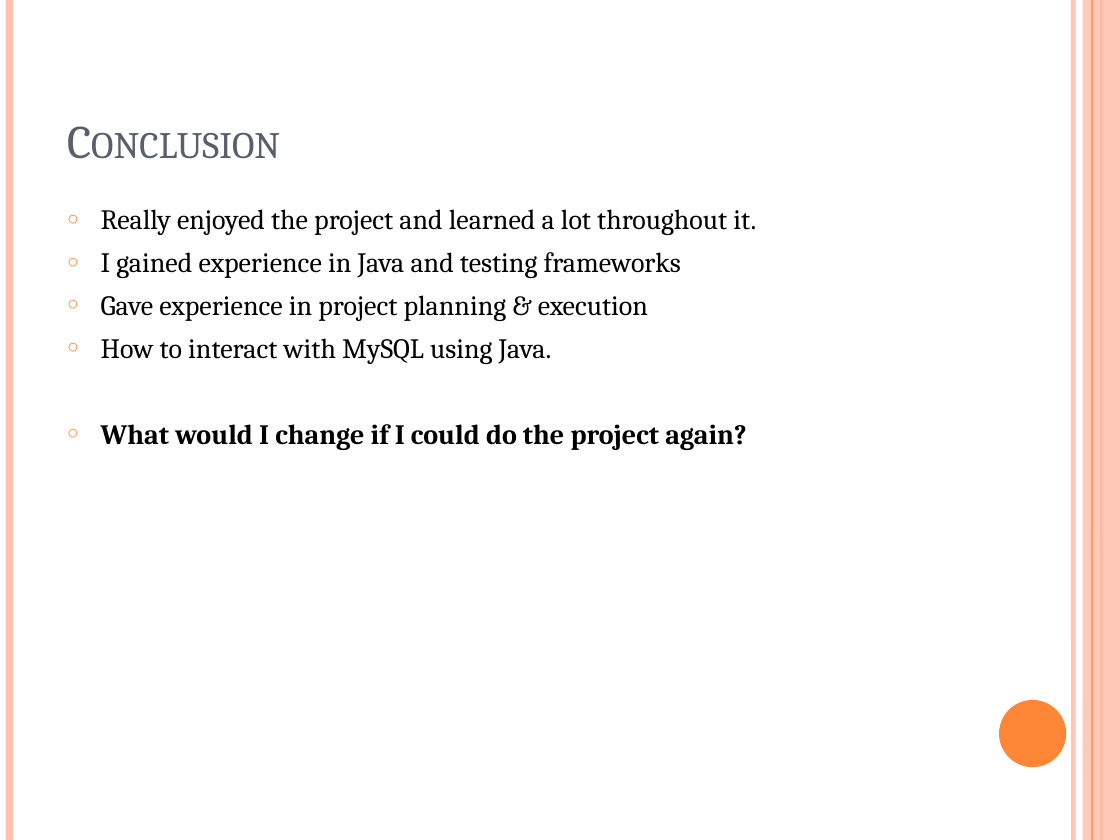
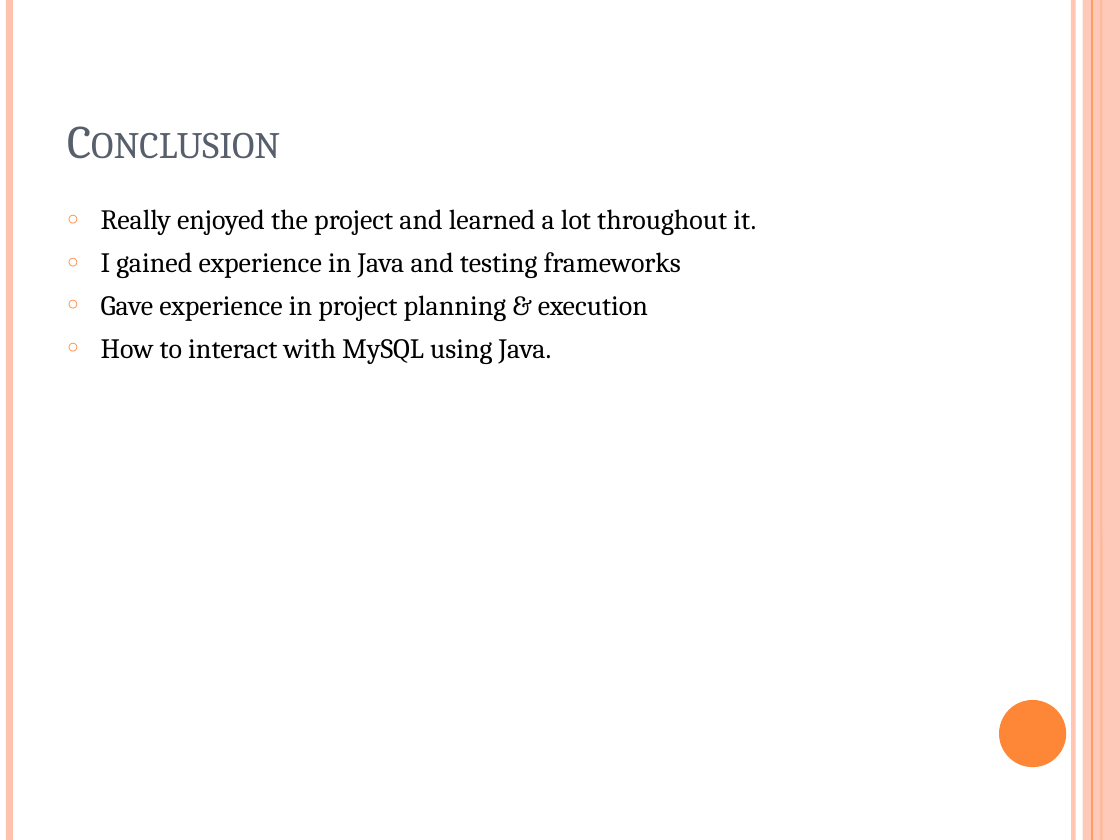
Before and after one commit to AOsborne-QA/IMS-Starter, a slide deck: slide 11 of documentation/QA Fundamental Project - IMS.pptx. Drawn at 1120x840 pixels with LibreOffice and Linux fonts; fonts in the diff are those of the drawing. Boxes give left, top, right and bottom in pixels: in the first picture for what was removed or moved away, otherwise in the second. Text is boxed around its words. In the diff, an @@ line names an element or a change of style, - is before the commit and + after.

```diff
--- a/documentation/QA Fundamental Project - IMS.pptx
+++ b/documentation/QA Fundamental Project - IMS.pptx
@@ text at bbox=[101, 424, 747, 450]: paragraph removed @@
-○ What would I change if I could do the project again?
```
Also in this commit, not shown: 4 other slides changed.
